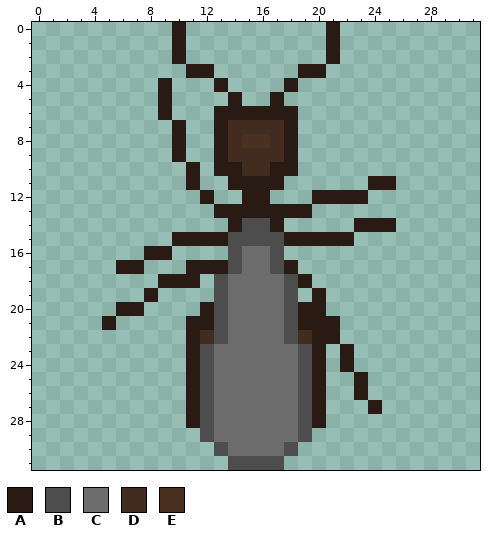
Two versions of one pixel-art sprite, bugs/client/gameApp/src/view/textures/images/ant_queen_3.png. Above: the version before the commit.
The file is 32x32 pixels.
Palette (. is transparent): A #291b13  B #4d4d4d  C #6c6c6c  D #422b1f  E #4a301e
Pixels before, first column x 5:
 0 .....A..........A....
 1 .....A..........A....
 2 .....A..........A....
 3 ......AA......AA.....
 4 ....A...A....A.......
 5 ....A....A..A........
 6 ....A...AAAAAA.......
 7 .....A..ADDDDA.......
 8 .....A..ADEEDA.......
 9 .....A..ADDDDA.......
10 ......A.AADDAA.......
11 ......A..AAAA......AA
12 .......A..AA...AAAA..
13 ........AAAAAAA......
14 .........ABBA.....AAA
15 .....AAAABBBBAAAAA...
16 ...AA....BCCB........
17 .AA...AAABCCBA.......
18 ....AAA.BCCCCBA......
19 ...A....BCCCCB.A.....
20 .AA....ABCCCCBAA.....
21 A.....AABCCCCBAAA....
22 ......ADBCCCCBDAA....
23 ......ABCCCCCCBA.A...
24 ......ABCCCCCCBA.A...
25 ......ABCCCCCCBA..A..
26 ......ABCCCCCCBA..A..
27 ......ABCCCCCCBA...A.
28 ......ABCCCCCCBA.....
29 .......BCCCCCCB......
30 ........BCCCCB.......
31 .........BBBB........
The same view after the edit:
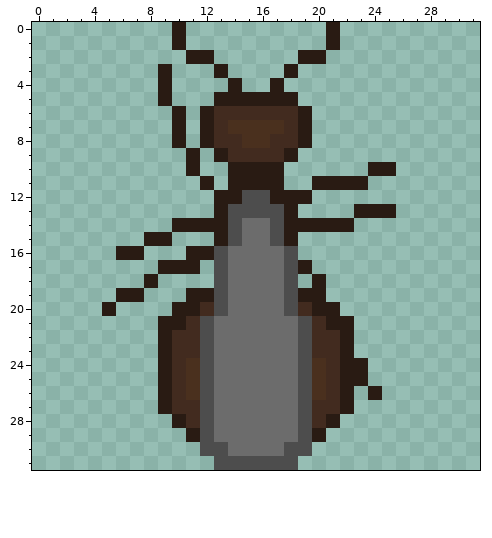
Diff:
{"y":2,"x":10,"old":"A..","new":".AA"}
{"y":2,"x":19,"old":"..A","new":"AA."}
{"y":3,"x":9,"old":".","new":"A"}
{"y":3,"x":11,"old":"AA.","new":"..A"}
{"y":3,"x":18,"old":".AA","new":"A.."}
{"y":4,"x":13,"old":"A.","new":".A"}
{"y":4,"x":17,"old":".A","new":"A."}
{"y":5,"x":13,"old":".","new":"A"}
{"y":5,"x":15,"old":"..","new":"AA"}
{"y":5,"x":18,"old":".","new":"A"}
{"y":6,"x":9,"old":"A.","new":".A"}
{"y":6,"x":12,"old":".AAAAAA.","new":"ADDDDDDA"}
{"y":7,"x":12,"old":".ADDDDA.","new":"ADEEEEDA"}
{"y":8,"x":12,"old":".A","new":"AD"}
{"y":8,"x":18,"old":"A.","new":"DA"}
{"y":9,"x":10,"old":"A.","new":".A"}
{"y":10,"x":13,"old":"A","new":"."}
{"y":10,"x":15,"old":"DD","new":"AA"}
{"y":10,"x":18,"old":"A","new":"."}
{"y":10,"x":24,"old":"..","new":"AA"}
{"y":11,"x":11,"old":"A.","new":".A"}
{"y":11,"x":20,"old":"....AA","new":"AAAA.."}
{"y":12,"x":12,"old":"A..AA...AAAA","new":".AABBAAA...."}
{"y":13,"x":14,"old":"AAAA","new":"BBBB"}
{"y":13,"x":19,"old":"A","new":"."}
{"y":13,"x":23,"old":"...","new":"AAA"}
{"y":14,"x":10,"old":"....ABBA.....AAA","new":"AAAABCCBAAAAA..."}
{"y":15,"x":8,"old":"..AAA","new":"AA..."}
{"y":15,"x":15,"old":"BB","new":"CC"}
{"y":15,"x":19,"old":"AAAA","new":"...."}
{"y":16,"x":6,"old":"..AA","new":"AA.."}
{"y":16,"x":11,"old":"...B","new":"AABC"}
{"y":16,"x":17,"old":"B.","new":"CB"}
{"y":17,"x":6,"old":"AA","new":".."}
{"y":17,"x":9,"old":"..","new":"AA"}
{"y":17,"x":12,"old":"AAB","new":".BC"}
{"y":17,"x":17,"old":"BA.","new":"CBA"}
{"y":18,"x":8,"old":".AAA","new":"A..."}
{"y":18,"x":19,"old":"A.","new":".A"}
{"y":19,"x":6,"old":"..A","new":"AA."}
{"y":19,"x":11,"old":"..","new":"AA"}
{"y":19,"x":19,"old":".","new":"A"}
{"y":20,"x":5,"old":".AA","new":"A.."}
{"y":20,"x":10,"old":"..A","new":"AAD"}
{"y":20,"x":19,"old":"A","new":"D"}
{"y":20,"x":21,"old":".","new":"A"}
{"y":21,"x":5,"old":"A","new":"."}
{"y":21,"x":9,"old":"..AAB","new":"AADBC"}
{"y":21,"x":18,"old":"BAA","new":"CBD"}
{"y":21,"x":22,"old":".","new":"A"}
{"y":22,"x":9,"old":"..ADB","new":"ADDBC"}
{"y":22,"x":18,"old":"BDAA.","new":"CBDDA"}
{"y":23,"x":9,"old":"..A","new":"ADD"}
{"y":23,"x":20,"old":"A.","new":"DD"}
{"y":24,"x":9,"old":"..A","new":"ADE"}
{"y":24,"x":20,"old":"A.","new":"ED"}
{"y":24,"x":23,"old":".","new":"A"}
{"y":25,"x":9,"old":"..A","new":"ADE"}
{"y":25,"x":20,"old":"A..","new":"EDA"}
{"y":26,"x":9,"old":"..A","new":"ADE"}
{"y":26,"x":20,"old":"A..A.","new":"EDA.A"}
{"y":27,"x":9,"old":"..A","new":"ADD"}
{"y":27,"x":20,"old":"A..","new":"DDA"}
{"y":27,"x":24,"old":"A","new":"."}
{"y":28,"x":10,"old":".A","new":"AD"}
{"y":28,"x":20,"old":"A.","new":"DA"}
{"y":29,"x":11,"old":".","new":"A"}
{"y":29,"x":20,"old":".","new":"A"}
{"y":30,"x":12,"old":".","new":"B"}
{"y":30,"x":19,"old":".","new":"B"}
{"y":31,"x":13,"old":".","new":"B"}
{"y":31,"x":18,"old":".","new":"B"}
